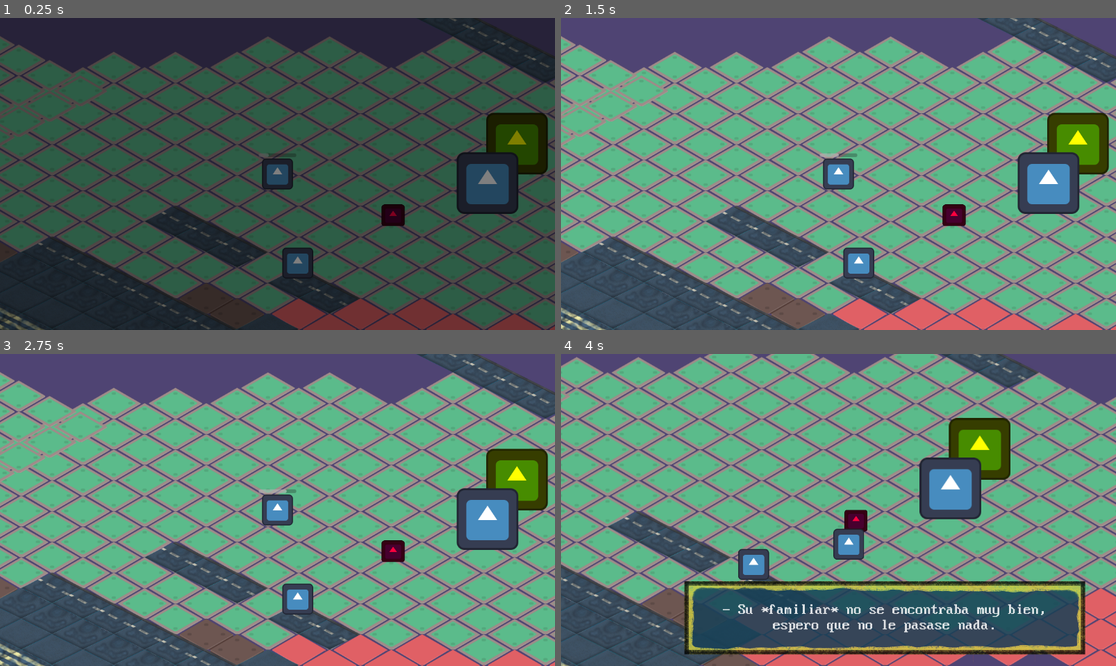
Above: before the commit, frames 1-4 (two rows, left to right).
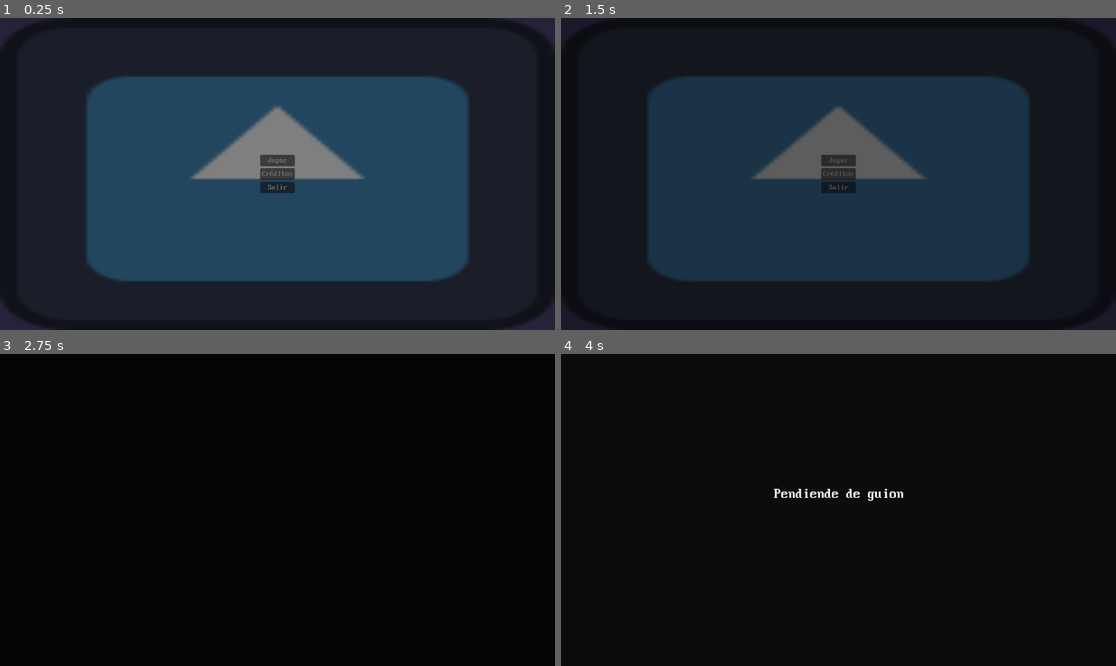
Above: after the commit, the same moments.

Repository: ManuelOteroFernandez/corujam2
Game: Godot game, scene res://ux/main_menu.tscn
The game is run twice, just before and just after one commit, with the same random seed, the same clock (stepped at 60 frames per second) and the same inputs. Before the commit the project starts from res://testing_level.tscn. The engine's default icon, where the game draws it, is replaced by a stand-in: a white triangle on a blue panel in a dark square.
Inputs (mouse positions are in pixels of both pictures, inside the frame that each line leads up to):
- Up to frame 1 (0.25 s): no input
- Up to frame 2 (1.5 s): click (838, 174) at 0.5 s, where only the run after the commit has a clickable "Créditos"; click (838, 301) at 1.25 s, where only the run after the commit has a clickable "Volver al menú"
- Up to frame 3 (2.75 s): click (277, 497) at 2 s, where only the run after the commit has a clickable "Jugar"
- Up to frame 4 (4 s): tap Enter (ui_accept) at 2.75, 3.02, 3.77 s; hold D (move_right) 2.78-3.53 s; tap E (interact) at 2.85 s; hold S (move_down) from 3.53 s (still down); tap Left (power_01) at 3.6 s

The runs differ from the first frame. In frame 1, 80% of the frame differs, in the area x 0-100%, y 0-100%; in frame 2, 99%; in frame 3, 100%; in frame 4, 100%.

Commit message:
start screen

Diff:
--- a/project.godot
+++ b/project.godot
@@ -11,7 +11,7 @@
 [application]
 
 config/name="corujam2"
-run/main_scene="uid://b0h4vpc8lq1ew"
+run/main_scene="uid://coo1m7gunvm5h"
 config/features=PackedStringArray("4.6", "GL Compatibility")
 config/icon="res://icon.svg"
 
--- a/ux/main_menu.gd
+++ b/ux/main_menu.gd
@@ -7,7 +7,7 @@
 	transition_screen.fade_out()
 	await transition_screen.end_transition_signal
 
-	get_tree().change_scene_to_file("res://testing_level.tscn")
+	get_tree().change_scene_to_file("res://ux/start_screen.tscn")
 
 
 
--- /dev/null
+++ b/ux/start_screen.gd
@@ -0,0 +1,35 @@
+extends CanvasLayer
+
+@export var text_list:Array[String]
+@onready var text: RichTextLabel = $Container/VBoxContainer/RichTextLabel
+@onready var timer: Timer = $Timer
+@onready var transition_screen: CanvasLayer = $transition_screen
+
+var next_index = 0
+
+func _ready() -> void:
+	next_text()
+
+func next_text():
+	var tw = create_tween()
+	tw.tween_property(text,"modulate:a", 0, 0.5)
+
+	await tw.finished
+
+	text.text = text_list[next_index]
+	if next_index < text_list.size():
+		next_index += 1
+
+	var tw2 = create_tween()
+	tw2.tween_property(text,"modulate:a",1,0.5)
+
+
+
+func _on_timer_timeout() -> void:
+	if next_index < text_list.size():
+		next_text()
+	else:
+		transition_screen.fade_out()
+		await transition_screen.end_transition_signal
+
+		get_tree().change_scene_to_file("res://LvlOne.tscn")
--- /dev/null
+++ b/ux/start_screen.tscn
@@ -0,0 +1,58 @@
+[gd_scene format=3 uid="uid://bsxpblvnbsqiq"]
+
+[ext_resource type="Script" uid="uid://xf6p48lodh8u" path="res://ux/start_screen.gd" id="1_to12h"]
+[ext_resource type="FontFile" uid="uid://p7x1ooaaecr7" path="res://ux/Web437_Trident_8x16.woff" id="2_alc0j"]
+[ext_resource type="PackedScene" uid="uid://2jfb54qnrue6" path="res://ux/transition_screen.tscn" id="3_gshpb"]
+
+[node name="WinScreen" type="CanvasLayer" unique_id=1930916143]
+script = ExtResource("1_to12h")
+text_list = Array[String](["Pendiende de guion"])
+
+[node name="Container" type="Control" parent="." unique_id=325274922]
+layout_mode = 3
+anchors_preset = 15
+anchor_right = 1.0
+anchor_bottom = 1.0
+grow_horizontal = 2
+grow_vertical = 2
+mouse_filter = 2
+
+[node name="ColorRect" type="ColorRect" parent="Container" unique_id=1353567822]
+layout_mode = 1
+anchors_preset = 15
+anchor_right = 1.0
+anchor_bottom = 1.0
+grow_horizontal = 2
+grow_vertical = 2
+color = Color(0.04755766, 0.047557645, 0.047557645, 1)
+
+[node name="VBoxContainer" type="VBoxContainer" parent="Container" unique_id=36834756]
+layout_mode = 1
+anchors_preset = -1
+anchor_left = 0.05
+anchor_top = 0.5
+anchor_right = 0.95000005
+anchor_bottom = 0.5
+offset_left = 4.3999977
+offset_top = -48.0
+offset_right = -1.4000244
+offset_bottom = 59.0
+grow_horizontal = 2
+grow_vertical = 2
+
+[node name="RichTextLabel" type="RichTextLabel" parent="Container/VBoxContainer" unique_id=589966273]
+layout_mode = 2
+theme_override_colors/default_color = Color(1, 1, 1, 1)
+theme_override_fonts/normal_font = ExtResource("2_alc0j")
+theme_override_font_sizes/normal_font_size = 30
+fit_content = true
+horizontal_alignment = 1
+vertical_alignment = 1
+
+[node name="Timer" type="Timer" parent="." unique_id=621366442]
+wait_time = 5.0
+autostart = true
+
+[node name="transition_screen" parent="." unique_id=1655704161 instance=ExtResource("3_gshpb")]
+
+[connection signal="timeout" from="Timer" to="." method="_on_timer_timeout"]
Not shown, added: ux/start_screen.gd.uid
